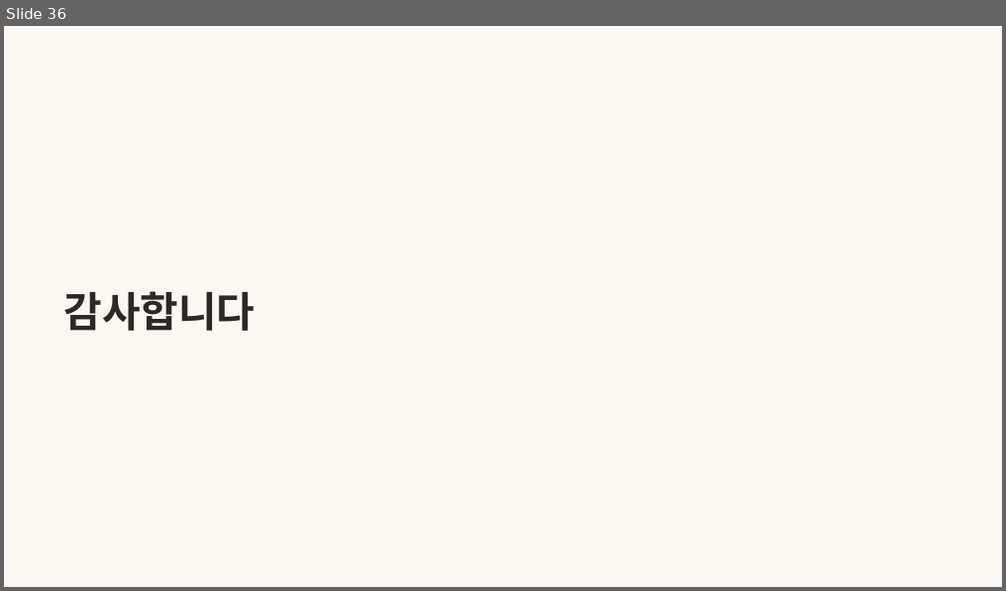
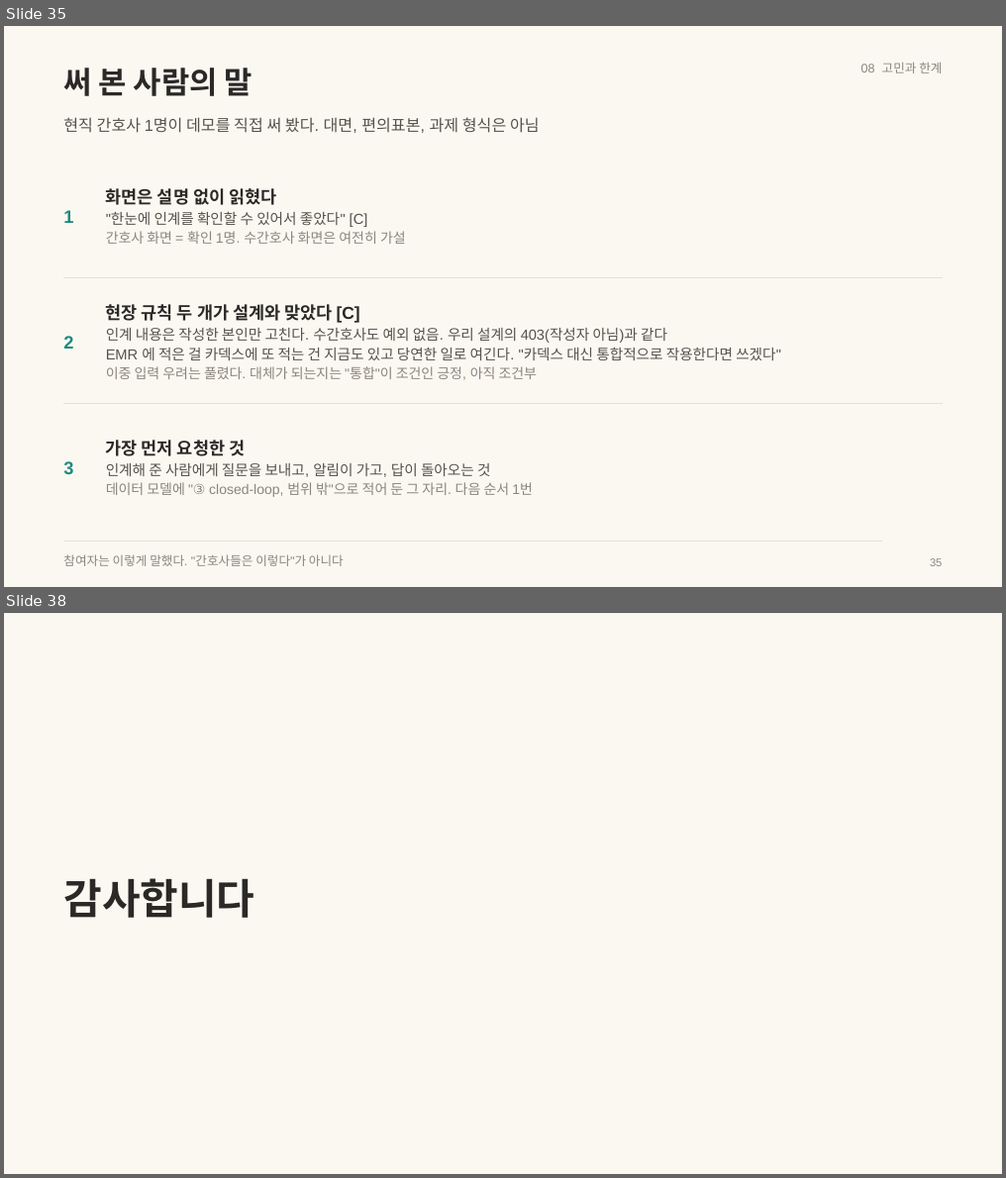
Before and after one commit to wodnjs2020136144/skala-webservice-mini, a slide deck: deliverables/10반_황재원_너와나의인계고리-개요.pptx. Shown one above the other, each under a label of ours: slide 36 before the commit, slides 35 and 38 after it; the slides between them are not shown. The pictures are 1006x591 and 1006x1178 pixels, drawn with LibreOffice and Linux fonts; fonts in the diff are those of the drawing. Boxes give left, top, right and bottom in pixels: in the first picture for what was removed or moved away, otherwise in the second. Text is boxed around its words. In the diff, an @@ line names an element or a change of style, - is before the commit and + after.

```diff
--- a/deliverables/10반_황재원_너와나의인계고리-개요.pptx
+++ b/deliverables/10반_황재원_너와나의인계고리-개요.pptx
@@ slide 35 added at (4, 26, 1002, 587), background #FBF8F2 @@
@@ text added at (63, 68, 252, 96), 22 pt, text #2A2926, bold @@
+써 본 사람의 말
@@ text added at (861, 62, 942, 74), 9 pt, text #8A867C @@
+08 고민과 한계
@@ text added at (63, 117, 540, 133), 11.5 pt, text #55524B @@
+현직 간호사 1명이 데모를 직접 써 봤다. 대면, 편의표본, 과제 형식은 아님
@@ text added at (106, 188, 406, 244), 10 pt, text #8A867C @@
+화면은 설명 없이 읽혔다
+"한눈에 인계를 확인할 수 있어서 좋았다" [C]
+간호사 화면 = 확인 1명. 수간호사 화면은 여전히 가설
@@ text added at (63, 210, 73, 223), 13 pt, text #1F8A7E, bold @@
+1
@@ line added from (63, 277) to (943, 277), #E6E0D4 0.5 pt @@
@@ text added at (106, 304, 781, 380), 10.5 pt, text #55524B @@
+현장 규칙 두 개가 설계와 맞았다 [C]
+인계 내용은 작성한 본인만 고친다. 수간호사도 예외 없음. 우리 설계의 403(작성자 아님)과 같다
+EMR 에 적은 걸 카덱스에 또 적는 건 지금도 있고 당연한 일로 여긴다. "카덱스 대신 통합적으로 작용한다면 쓰겠다"
+이중 입력 우려는 풀렸다. 대체가 되는지는 "통합"이 조건인 긍정, 아직 조건부
@@ text added at (63, 336, 73, 349), 13 pt, text #1F8A7E, bold @@
+2
@@ line added from (63, 403) to (943, 403), #E6E0D4 0.5 pt @@
@@ text added at (106, 440, 533, 497), 10 pt, text #8A867C @@
+가장 먼저 요청한 것
+인계해 준 사람에게 질문을 보내고, 알림이 가고, 답이 돌아오는 것
+데이터 모델에 "③ closed-loop, 범위 밖"으로 적어 둔 그 자리. 다음 순서 1번
@@ text added at (63, 462, 73, 474), 13 pt, text #1F8A7E, bold @@
+3
@@ line added from (63, 542) to (882, 542), #E6E0D4 0.5 pt @@
@@ text added at (63, 555, 344, 567), 9 pt, text #8A867C @@
+참여자는 이렇게 말했다. "간호사들은 이렇다"가 아니다
@@ text added at (930, 559, 942, 567), 8 pt, text #8A867C @@
+35
@@ what was slide 36 is now slide 38 @@
```
Also in this commit, not shown: 1 slide changed, 1 other slide added, 13 other files.
